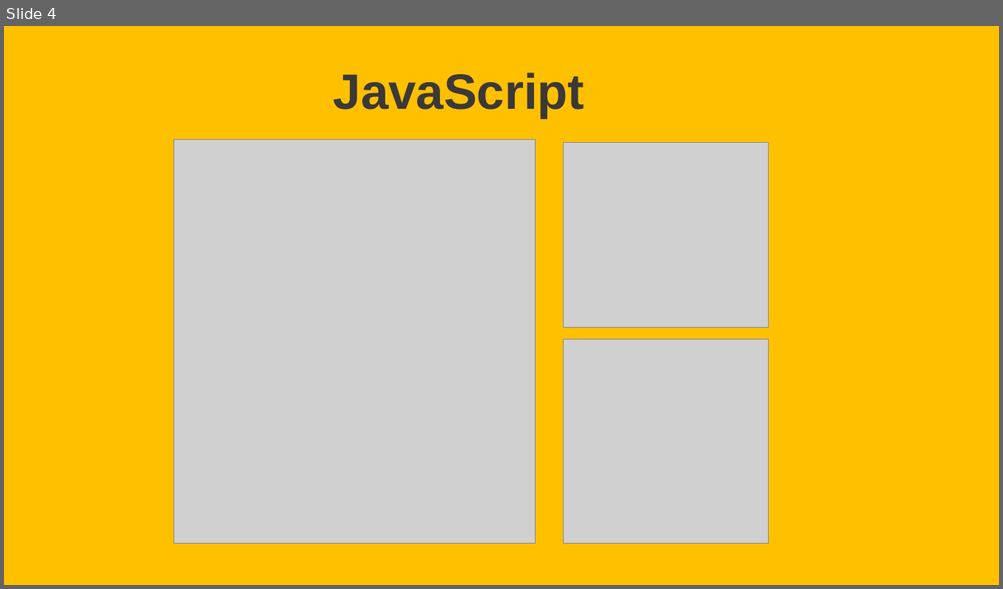
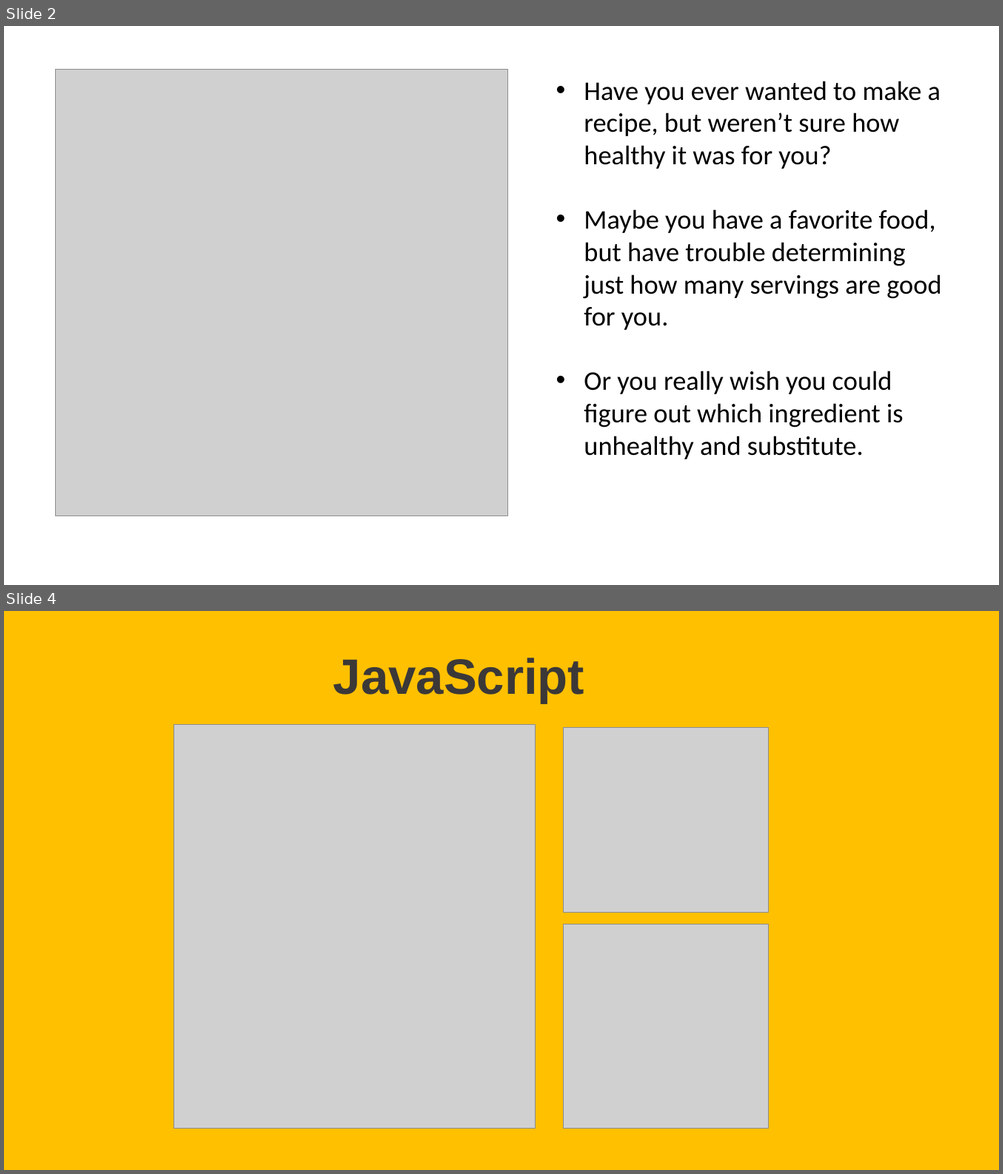
Before and after one commit to mlaska/Project2, a slide deck: Project2_original.pptx. Shown one above the other, each under a label of ours: slide 4 before the commit, slides 2 and 4 after it; the slides between them are not shown. The pictures are 1003x589 and 1003x1174 pixels, drawn with LibreOffice and Linux fonts; fonts in the diff are those of the drawing; grey boxes stand for pictures. Boxes give left, top, right and bottom in pixels: in the first picture for what was removed or moved away, otherwise in the second. Text is boxed around its words. In the diff, an @@ line names an element or a change of style, - is before the commit and + after.

```diff
--- a/Project2_original.pptx
+++ b/Project2_original.pptx
@@ slide 2 added at (4, 26, 999, 585), background #FFFFFF @@
@@ picture added at (56, 69, 508, 517) @@
@@ text added at (583, 81, 941, 460), 26 pt, text #000000 @@
+• Have you ever wanted to make a recipe, but weren’t sure how healthy it was for you?
+• Maybe you have a favorite food, but have trouble determining just how many servings are good for you.
+• Or you really wish you could figure out which ingredient is unhealthy and substitute.
```
Also in this commit, not shown: 1 slide changed, 1 other slide added, 2 slides removed, 4 other files.
